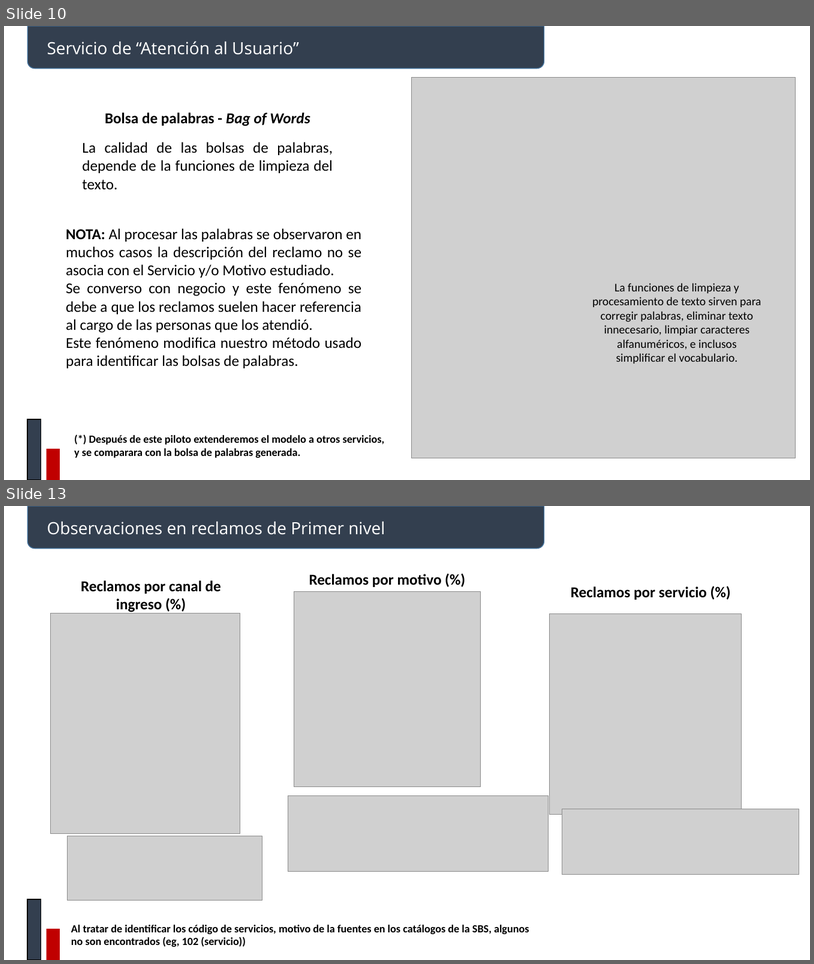
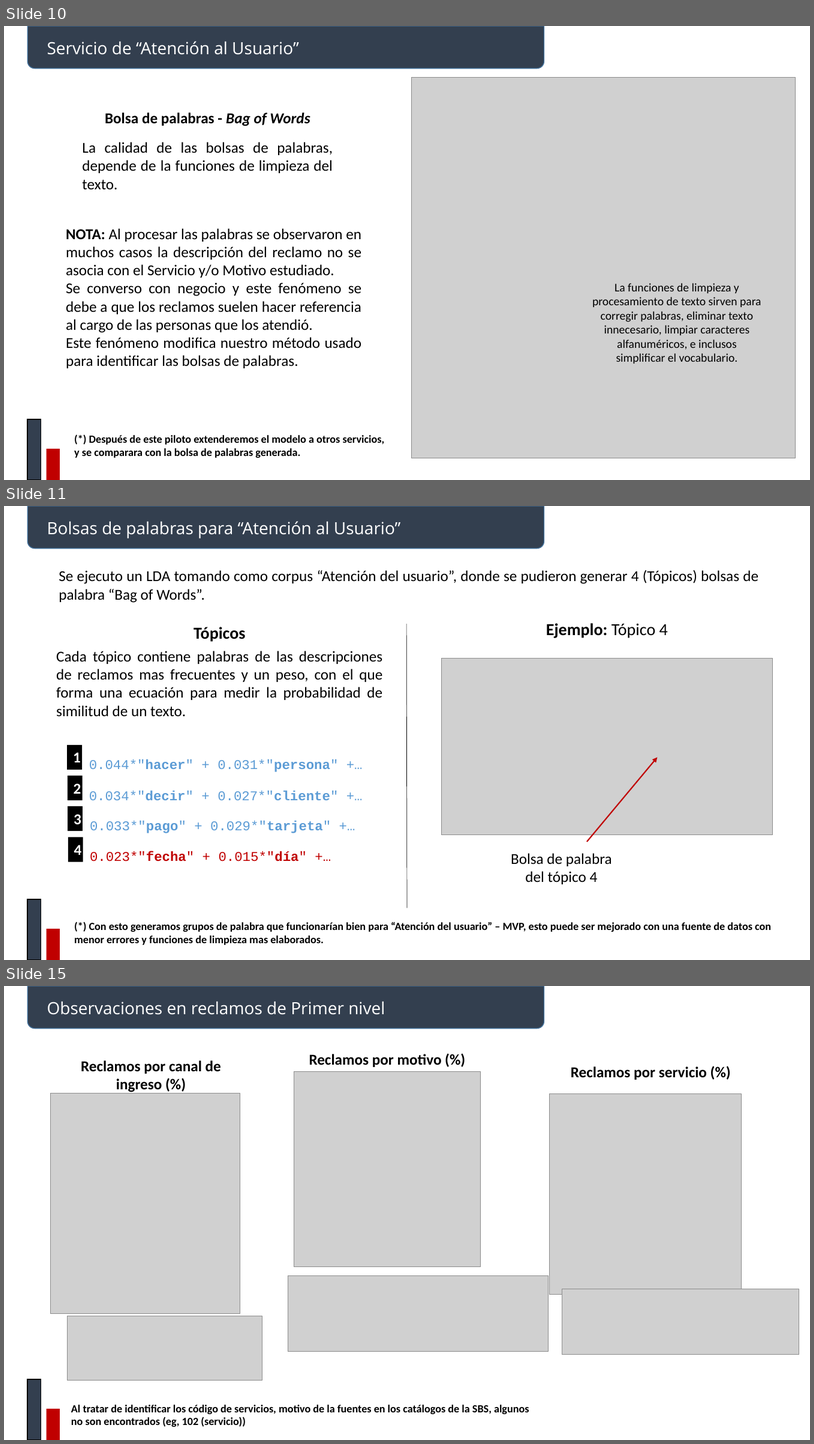
Before and after one commit to johnkbarrera/R2D2, a slide deck: BancoNacion/documentos/Reclamos.pptx. Shown one above the other, each under a label of ours: slides 10 and 13 before the commit, slides 10, 11 and 15 after it; the slides between them are not shown. The pictures are 814x964 and 814x1444 pixels, drawn with LibreOffice and Linux fonts; fonts in the diff are those of the drawing; grey boxes stand for pictures. Boxes give left, top, right and bottom in pixels: in the first picture for what was removed or moved away, otherwise in the second. Text is boxed around its words. In the diff, an @@ line names an element or a change of style, - is before the commit and + after.

```diff
--- a/BancoNacion/documentos/Reclamos.pptx
+++ b/BancoNacion/documentos/Reclamos.pptx
@@ slide 11 added at [4,506,810,960], background #FFFFFF @@
@@ round same rect added at [27,506,544,549], fill #333F50, outline #43739E 1 pt @@
@@ text added at [47,521,401,538], 20 pt, text #FFFFFF @@
+Bolsas de palabras para “Atención al Usuario”
@@ text added at [59,570,759,603], 18 pt, text #000000 @@
+Se ejecuto un LDA tomando como corpus “Atención del usuario”, donde se pudieron generar 4 (Tópicos) bolsas de palabra “Bag of Words”.
@@ text added at [194,627,245,642], 20 pt, text #000000, bold @@
+Tópicos
@@ line added from (407, 624) to (408, 907), #000000 0.5 pt @@
@@ text added at [546,623,668,638], 20 pt, text #000000, bold @@
+Ejemplo: Tópico 4
@@ text added at [56,651,383,717], 18 pt, text #000000 @@
+Cada tópico contiene palabras de las descripciones de reclamos mas frecuentes y un peso, con el que forma una ecuación para medir la probabilidad de similitud de un texto.
@@ picture added at [442,658,773,835] @@
@@ rectangle added at [67,745,82,770], fill #000000, 18 pt, text #FFFFFF, bold @@
+1
@@ arrow added from (587, 842) to (658, 757), #C00000 1.5 pt @@
@@ rectangle added at [68,775,83,800], fill #000000, 18 pt, text #FFFFFF, bold @@
+2
@@ text added at [89,759,338,772], 16 pt, text #5B9BD5 @@
+0.044*"hacer" + 0.031*"persona" +…
@@ text added at [89,790,338,800], 16 pt, text #5B9BD5 @@
+0.034*"decir" + 0.027*"cliente" +…
@@ rectangle added at [68,806,83,831], fill #000000, 18 pt, text #FFFFFF, bold @@
+3
@@ text added at [90,820,331,833], 16 pt, text #5B9BD5 @@
+0.033*"pago" + 0.029*"tarjeta" +…
@@ rectangle added at [68,837,83,862], fill #000000, 18 pt, text #FFFFFF, bold @@
+4
@@ text added at [90,851,308,861], 16 pt, text #C00000 @@
+0.023*"fecha" + 0.015*"día" +…
@@ text added at [511,853,612,884], 18 pt, text #000000 @@
+Bolsa de palabra del tópico 4
@@ rectangle added at [27,899,41,960], fill #333F50, outline #000000 1 pt @@
@@ rectangle added at [47,928,60,960], fill #C00000 @@
@@ text added at [74,922,771,945], 13 pt, text #000000, bold @@
+(*) Con esto generamos grupos de palabra que funcionarían bien para “Atención del usuario” – MVP, esto puede ser mejorado con una fuente de datos con menor errores y funciones de limpieza mas elaborados.
@@ what was slide 13 is now slide 15 @@
```
Also in this commit, not shown: 2 other slides added, 1 slide removed, 3 other files.
